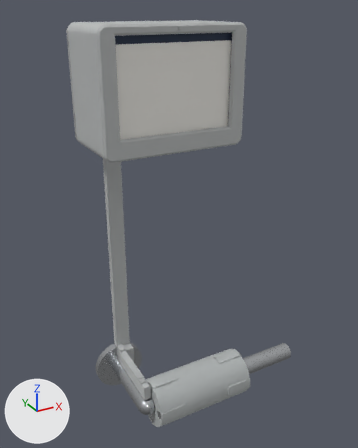
The glTF model public/work/tpe-assets/tpe.glb: old version first, new version second.
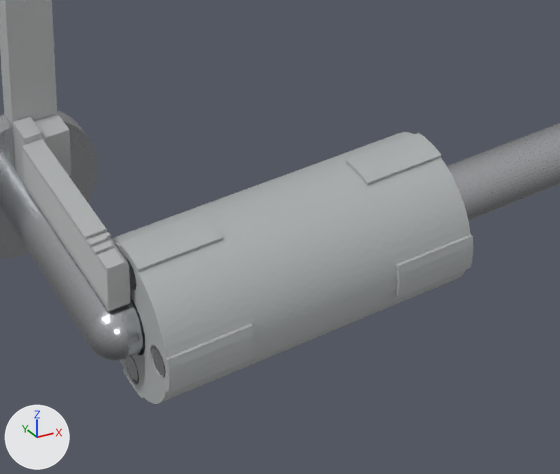
Each version appears first whole from a camera (50 mm lens) standing at (-164.0, -359.0, 53.0) and looking at (16.0, -31.0, -111.0), and next in a close-up on the part from 32% to 77% of the width and 69% to 100% of the height. Lighting does not change. The marker at lower left points along +X, +Y and +Z. The first two pictures are the older version. Vertices at exactly the same position are counted once.

The first close-up shows 'finger', 'holder', 'magnets', 'raceway', 'side_panel', 'sleeve'.
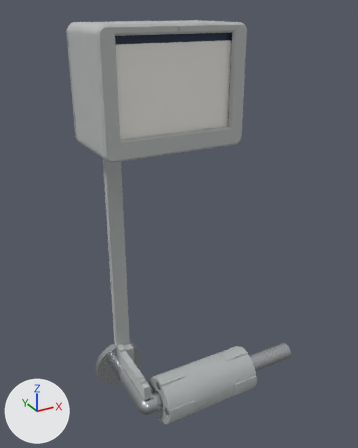
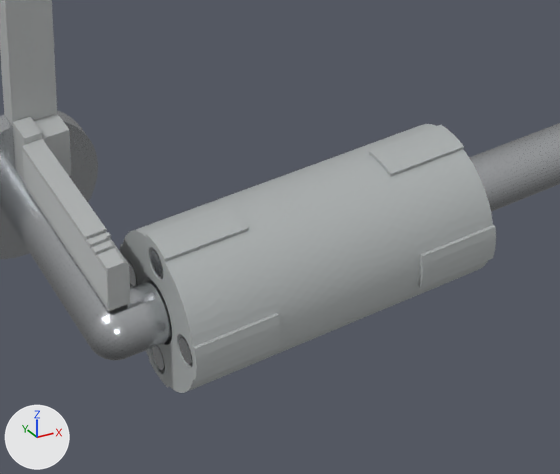
Changed parts and their boxes [x1, y1, x2, y2] in the close-ups (560 x 474 px):
'sleeve', moved: before [111, 132, 473, 404]; after [120, 124, 496, 393]
'magnets', moved: before [126, 259, 166, 381]; after [127, 249, 193, 370]

The change, as a diff of the scene's bpy script:
```diff
--- a/public/work/tpe-assets/tpe.glb.py
+++ b/public/work/tpe-assets/tpe.glb.py
@@ me_sleeve @@
 # used by ob_sleeve; location = (0.0, 0.0, 0.0)
-me_sleeve.from_pydata(...)  # 5771 vertices, 11526 faces; spans x -28.7..59.3, y -84.7..-42.7, z -276.0..-234.0
+me_sleeve.from_pydata(...)  # 5771 vertices, 11526 faces; spans x -21.5..66.5, y -84.7..-42.7, z -276.0..-234.0
+# me_sleeve part 1: the whole mesh is moved by (7.2, 0.0, 0.0)
 me_sleeve.materials.append(mat_sleeve)
@@ me_magnets @@
 # used by ob_magnets; location = (0.0, 0.0, 0.0)
-me_magnets.from_pydata(...)  # 328 vertices, 640 faces; spans x -28.6..-25.6, y -81.9..-45.5, z -273.2..-236.8
+me_magnets.from_pydata(...)  # 328 vertices, 640 faces; spans x -21.4..-18.4, y -81.9..-45.5, z -273.2..-236.8
+# me_magnets part 2: the whole mesh is moved by (7.2, 0.0, 0.0)
 me_magnets.materials.append(mat_magnets)
```
